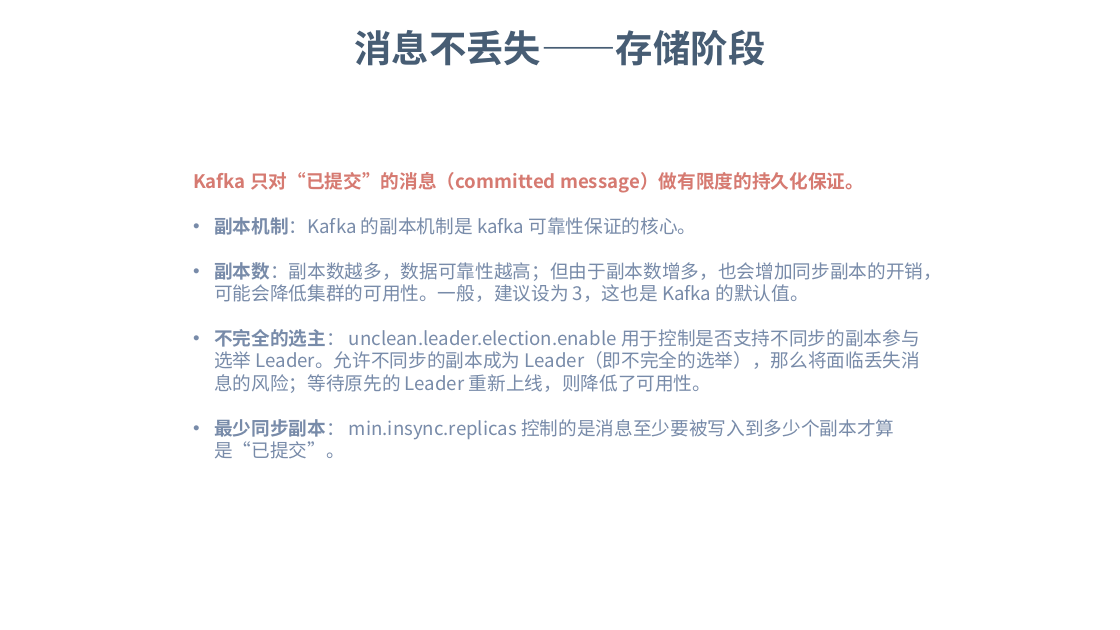
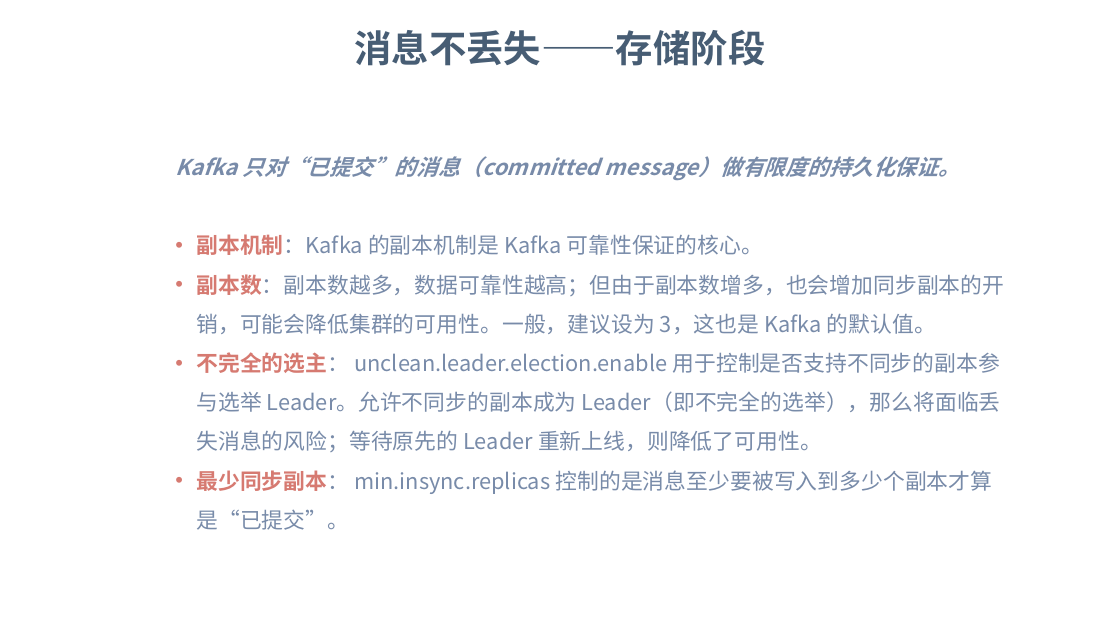
Before and after one commit to dunwu/bigdata-tutorial, a slide deck: slide 32 of assets/kafka/kafka.pptx (slide 31 before the commit). Drawn at 1120x630 pixels with LibreOffice and Linux fonts; fonts in the diff are those of the drawing; background and template pictures are left out. Boxes give left, top, right and bottom in pixels: in the first picture for what was removed or moved away, otherwise in the second. Text is boxed around its words. In the diff, an @@ line names an element or a change of style, - is before the commit and + after.

Commit message:
docs(消息队列): 更新消息队列文档

```diff
--- a/assets/kafka/kafka.pptx
+++ b/assets/kafka/kafka.pptx
@@ text "Kafka 只对“已提交”的消息（committed message）做有限度的持久化保证。": place and size @@
-text "Kafka 只对“已提交”的消息（committed message）做有限度的持久化保证。" at <box>193,172,942,459</box>
+text "Kafka 只对“已提交”的消息（committed message）做有限度的持久化保证。" at <box>175,156,1004,530</box>
@@ text at <box>175,156,1004,530</box>: size 12 to 14 pt; text colour #D67A71 to #788BA9, italic on in "Kafka 只对“已提交”的消息（committed message）做有限度的持久化保证。"; text colour #788BA9 to #D67A71 in "副本数：副本数越多，数据可靠性越高；但由于副本数增多，也会增加同步副本的开销，可能会降低集群的可用性。一般，建议设为", "不完全的选主：", "最少同步副本："; line spacing 1.2 to 1.5; line spacing 1 to 1.5 @@
@@ text at <box>196,234,763,255</box>: text changed; size 12 to 14 pt @@
-• 副本机制：Kafka 的副本机制是 kafka 可靠性保证的核心。
+• 副本机制：Kafka 的副本机制是 Kafka 可靠性保证的核心。
```
Also in this commit, not shown: 15 other slides changed, 7 slides added, 7 slides removed, 5 other files.
